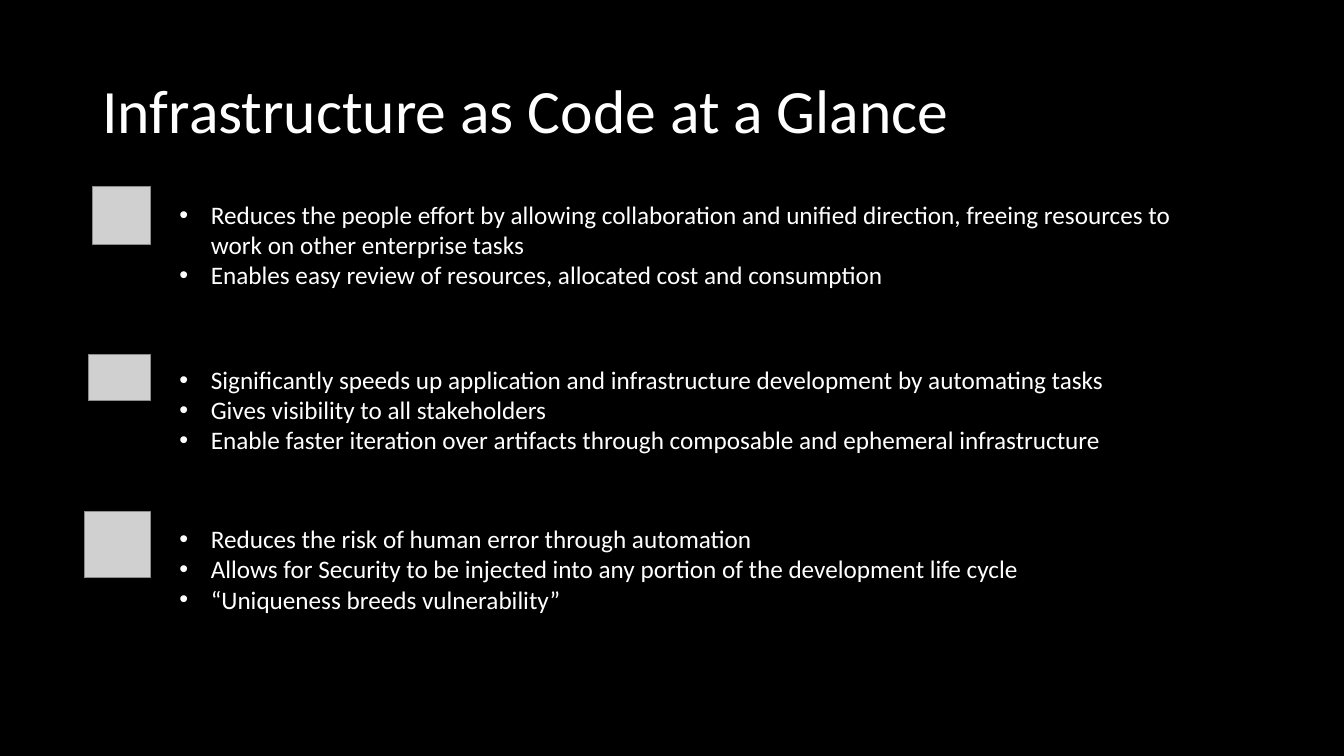
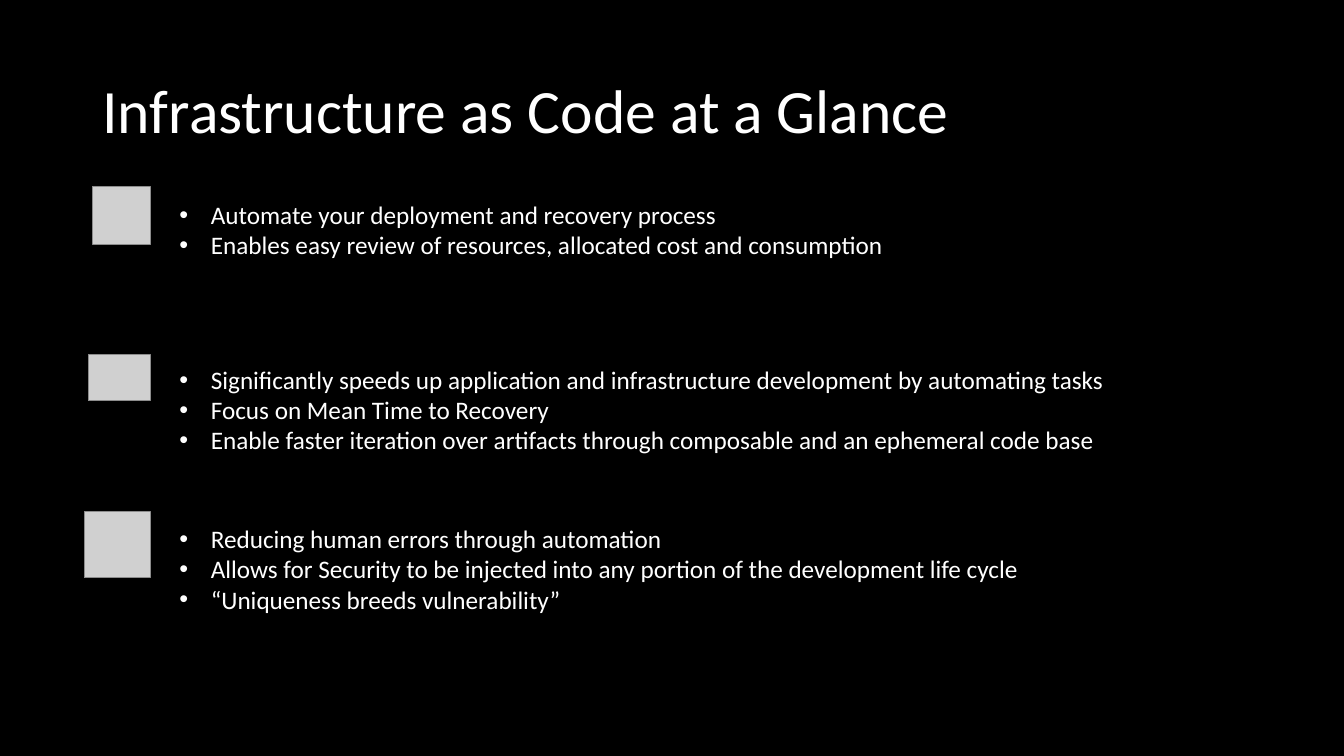
Before and after one commit to FraserPol/hashi-tech-excersise, a slide deck: slide 36 of Hashi-Demo-Preso.pptx (slide 37 before the commit). Drawn at 1344x756 pixels with LibreOffice and Linux fonts; fonts in the diff are those of the drawing; grey boxes stand for pictures. Boxes give left, top, right and bottom in pixels: in the first picture for what was removed or moved away, otherwise in the second. Text is boxed around its words. In the diff, an @@ line names an element or a change of style, - is before the commit and + after.

```diff
--- a/Hashi-Demo-Preso.pptx
+++ b/Hashi-Demo-Preso.pptx
@@ text at (211, 206, 716, 228): text changed @@
-• Reduces the people effort by allowing collaboration and unified direction, freeing resources to work on other enterprise tasks
+• Automate your deployment and recovery process
@@ text at (211, 401, 1093, 454): text changed @@
-• Gives visibility to all stakeholders
-• Enable faster iteration over artifacts through composable and ephemeral infrastructure
+• Focus on Mean Time to Recovery
+• Enable faster iteration over artifacts through composable and an ephemeral code base
@@ text at (211, 530, 661, 553): text changed @@
-• Reduces the risk of human error through automation
+• Reducing human errors through automation
```
Also in this commit, not shown: 17 other slides changed, 6 slides added, 2 slides removed, 1 other file.
